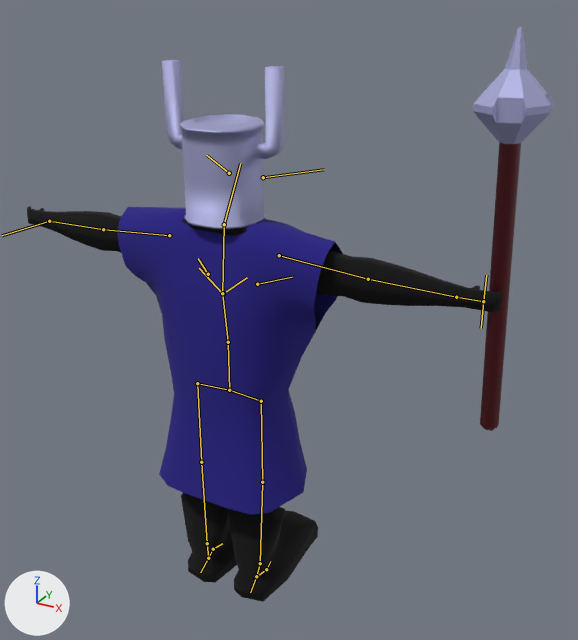
Before and after pictures for a commit that changed the glTF model Assets/Characters/guardblue.glb.
Both versions are drawn from a 50 mm camera at (3.71, -5.77, 3.4) aimed at (0.67, -0.24, 0.64). The axes (+X, +Y, +Z) are drawn at lower left. The lights are the same throughout. The bones that bend it are drawn over the model as lines.

The first picture shows 'Body', 'Body.001', 'Robe'.
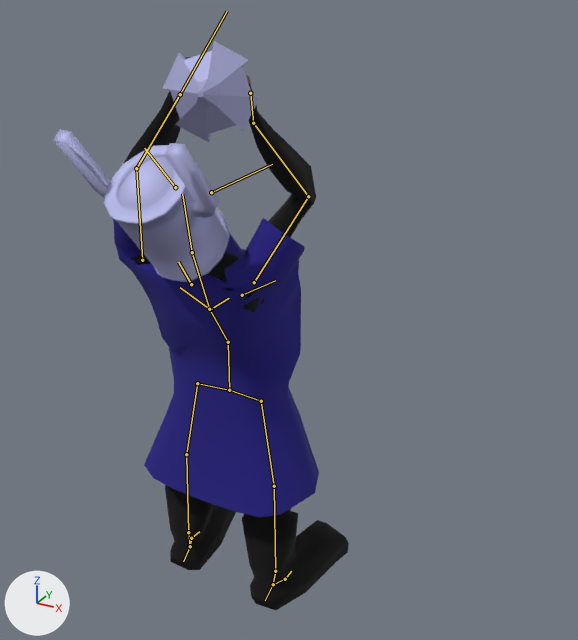
Commit message: guardblue animated

The newer file adds an action. The first version stands in its rest pose; the second is drawn at frame 18 of the action 'Attack'.

Pixel boxes (x1, y1, x2, y2) of what changed, in the pictures (578 x 640 px):
```json
{"object": "Robe", "change": "posed", "before": [117, 207, 343, 515], "after": [113, 218, 319, 517], "on screen": "9% narrower"}
{"object": "Body", "change": "posed", "before": [27, 27, 553, 602], "after": [123, 41, 349, 610], "on screen": "57% narrower"}
{"object": "Body.001", "change": "posed", "before": [162, 60, 284, 229], "after": [53, 129, 230, 282], "on screen": "45% wider, 9% shorter"}
{"bone": "Bone.001", "before": "(228, 342) to (222, 293)", "after": "(228, 342) to (209, 309)"}
{"bone": "Bone_L.009", "before": "(169, 235) to (103, 229)", "after": "(142, 260) to (136, 168)"}
{"bone": "Bone_L.010", "before": "(103, 229) to (49, 221)", "after": "(136, 168) to (180, 94)"}
{"bone": "Bone_L.012", "before": "(49, 221) to (2, 235)", "after": "(180, 94) to (227, 11)"}
{"bone": "Bone_R.009", "before": "(279, 255) to (368, 279)", "after": "(254, 282) to (308, 196)"}
{"bone": "Bone_R.010", "before": "(368, 279) to (456, 297)", "after": "(308, 196) to (253, 123)"}
{"bone": "Righthand", "before": "(456, 297) to (483, 301)", "after": "(253, 123) to (250, 93)"}
{"bone": "Bone.003", "before": "(224, 224) to (240, 163)", "after": "(192, 252) to (182, 194)"}
{"bone": "Bone_L.001", "before": "(197, 383) to (201, 462)", "after": "(197, 383) to (186, 454)"}
{"bone": "Bone_L.002", "before": "(201, 462) to (207, 543)", "after": "(186, 454) to (188, 532)"}
{"bone": "Bone_L.003", "before": "(208, 558) to (200, 572)", "after": "(190, 546) to (183, 561)"}
{"bone": "Bone_L.004", "before": "(208, 558) to (213, 549)", "after": "(190, 546) to (191, 538)"}
{"bone": "Bone_R.001", "before": "(261, 401) to (262, 482)", "after": "(261, 401) to (274, 486)"}
{"bone": "Bone_R.002", "before": "(262, 482) to (260, 563)", "after": "(274, 486) to (275, 571)"}
{"bone": "Bone_R.003", "before": "(256, 576) to (250, 592)", "after": "(273, 584) to (265, 600)"}
{"bone": "Bone_R.004", "before": "(256, 576) to (266, 569)", "after": "(273, 584) to (285, 579)"}
```

Edits to the scene script, one JSON object a line:
```json
{"block": "bone_bone_001", "where": "bone_bone_001 = bpy.data.objects['Armature.004'].pose.bones['Bone.001']  # child of 'Bone'"}
{"op": "set", "path": "bone_bone_001.rotation_quaternion", "old": "(1.0, 0.0, 0.0, 0.0)", "new": "(0.975, 0.221, -0.003, 0.001)", "note": "degrees (0, 0, 0) -> degrees (26, 0, 0)"}
{"block": "bone_bone_l_009", "where": "bone_bone_l_009 = bpy.data.objects['Armature.004'].pose.bones['Bone_L.009']  # child of 'Bone_L.008'"}
{"op": "set", "path": "bone_bone_l_009.rotation_quaternion", "old": "(1.0, 0.0, 0.0, 0.0)", "new": "(0.454, 0.238, -0.492, -0.704)", "note": "degrees (0, 0, 0) -> degrees (66, -6, -119)"}
{"block": "bone_bone_l_010", "where": "bone_bone_l_010 = bpy.data.objects['Armature.004'].pose.bones['Bone_L.010']  # child of 'Bone_L.009'"}
{"op": "set", "path": "bone_bone_l_010.rotation_quaternion", "old": "(1.0, 0.0, 0.0, 0.0)", "new": "(0.905, -0.191, 0.303, -0.23)", "note": "degrees (0, 0, 0) -> degrees (-33, 27, -37)"}
{"block": "bone_bone_l_012", "where": "bone_bone_l_012 = bpy.data.objects['Armature.004'].pose.bones['Bone_L.012']  # child of 'Bone_L.010'"}
{"op": "set", "path": "bone_bone_l_012.rotation_quaternion", "old": "(1.0, 0.0, 0.0, 0.0)", "new": "(0.985, 0.068, -0.161, 0.002)", "note": "degrees (0, 0, 0) -> degrees (8, -18, -1)"}
{"block": "bone_bone_r_009", "where": "bone_bone_r_009 = bpy.data.objects['Armature.004'].pose.bones['Bone_R.009']  # child of 'Bone_R.008'"}
{"op": "set", "path": "bone_bone_r_009.rotation_quaternion", "old": "(1.0, 0.0, 0.0, 0.0)", "new": "(0.694, 0.073, 0.438, 0.567)", "note": "degrees (0, 0, 0) -> degrees (45, 32, 92)"}
{"block": "bone_bone_r_010", "where": "bone_bone_r_010 = bpy.data.objects['Armature.004'].pose.bones['Bone_R.010']  # child of 'Bone_R.009'"}
{"op": "set", "path": "bone_bone_r_010.rotation_quaternion", "old": "(1.0, 0.0, 0.0, 0.0)", "new": "(0.8, 0.28, -0.198, 0.492)", "note": "degrees (0, 0, 0) -> degrees (18, -36, 57)"}
{"block": "bone_righthand", "where": "bone_righthand = bpy.data.objects['Armature.004'].pose.bones['Righthand']  # child of 'Bone_R.010'"}
{"op": "set", "path": "bone_righthand.rotation_quaternion", "old": "(1.0, 0.0, 0.0, 0.0)", "new": "(0.928, -0.211, 0.247, -0.183)", "note": "degrees (0, 0, 0) -> degrees (-31, 22, -29)"}
{"block": "bone_bone_003", "where": "bone_bone_003 = bpy.data.objects['Armature.004'].pose.bones['Bone.003']  # child of 'Bone.002'"}
{"op": "set", "path": "bone_bone_003.rotation_quaternion", "old": "(1.0, 0.0, 0.0, 0.0)", "new": "(0.992, 0.126, 0.007, 0.002)", "note": "degrees (0, 0, 0) -> degrees (14, 1, 0)"}
{"block": "bone_bone_l_001", "where": "bone_bone_l_001 = bpy.data.objects['Armature.004'].pose.bones['Bone_L.001']  # child of 'Bone_L'"}
{"op": "set", "path": "bone_bone_l_001.rotation_quaternion", "old": "(1.0, 0.0, 0.0, 0.0)", "new": "(0.994, 0.107, -0.001, -0.011)", "note": "degrees (0, 0, 0) -> degrees (12, 0, -1)"}
{"block": "bone_bone_l_002", "where": "bone_bone_l_002 = bpy.data.objects['Armature.004'].pose.bones['Bone_L.002']  # child of 'Bone_L.001'"}
{"op": "set", "path": "bone_bone_l_002.rotation_quaternion", "old": "(1.0, 0.0, 0.0, 0.0)", "new": "(0.997, -0.076, 0.003, -0.002)", "note": "degrees (0, 0, 0) -> degrees (-9, 0, 0)"}
{"block": "bone_bone_l_003", "where": "bone_bone_l_003 = bpy.data.objects['Armature.004'].pose.bones['Bone_L.003']  # child of 'Bone_L.006'"}
{"op": "set", "path": "bone_bone_l_003.rotation_quaternion", "old": "(1.0, 0.0, 0.0, 0.0)", "new": "(0.991, -0.079, -0.103, 0.043)", "note": "degrees (0, 0, 0) -> degrees (-10, -11, 6)"}
{"block": "bone_bone_l_004", "where": "bone_bone_l_004 = bpy.data.objects['Armature.004'].pose.bones['Bone_L.004']  # child of 'Bone_L.006'"}
{"op": "set", "path": "bone_bone_l_004.rotation_quaternion", "old": "(1.0, 0.0, 0.0, 0.0)", "new": "(0.991, 0.114, -0.072, 0.023)", "note": "degrees (0, 0, 0) -> degrees (13, -8, 2)"}
{"block": "bone_bone_r_001", "where": "bone_bone_r_001 = bpy.data.objects['Armature.004'].pose.bones['Bone_R.001']  # child of 'Bone_R'"}
{"op": "set", "path": "bone_bone_r_001.rotation_quaternion", "old": "(1.0, 0.0, 0.0, 0.0)", "new": "(0.997, 0.077, 0.014, -0.003)", "note": "degrees (0, 0, 0) -> degrees (9, 2, 0)"}
{"block": "bone_bone_r_002", "where": "bone_bone_r_002 = bpy.data.objects['Armature.004'].pose.bones['Bone_R.002']  # child of 'Bone_R.001'"}
{"op": "set", "path": "bone_bone_r_002.rotation_quaternion", "old": "(1.0, 0.0, 0.0, 0.0)", "new": "(0.999, -0.043, -0.002, -0.004)", "note": "degrees (0, 0, 0) -> degrees (-5, 0, 0)"}
{"block": "bone_bone_r_003", "where": "bone_bone_r_003 = bpy.data.objects['Armature.004'].pose.bones['Bone_R.003']  # child of 'Bone_R.006'"}
{"op": "set", "path": "bone_bone_r_003.rotation_quaternion", "old": "(1.0, 0.0, 0.0, 0.0)", "new": "(0.993, -0.071, 0.091, -0.016)", "note": "degrees (0, 0, 0) -> degrees (-8, 10, -3)"}
{"block": "bone_bone_r_004", "where": "bone_bone_r_004 = bpy.data.objects['Armature.004'].pose.bones['Bone_R.004']  # child of 'Bone_R.006'"}
{"op": "set", "path": "bone_bone_r_004.rotation_quaternion", "old": "(1.0, 0.0, 0.0, 0.0)", "new": "(0.993, 0.094, 0.069, 0.0)", "note": "degrees (0, 0, 0) -> degrees (11, 8, 1)"}
```
